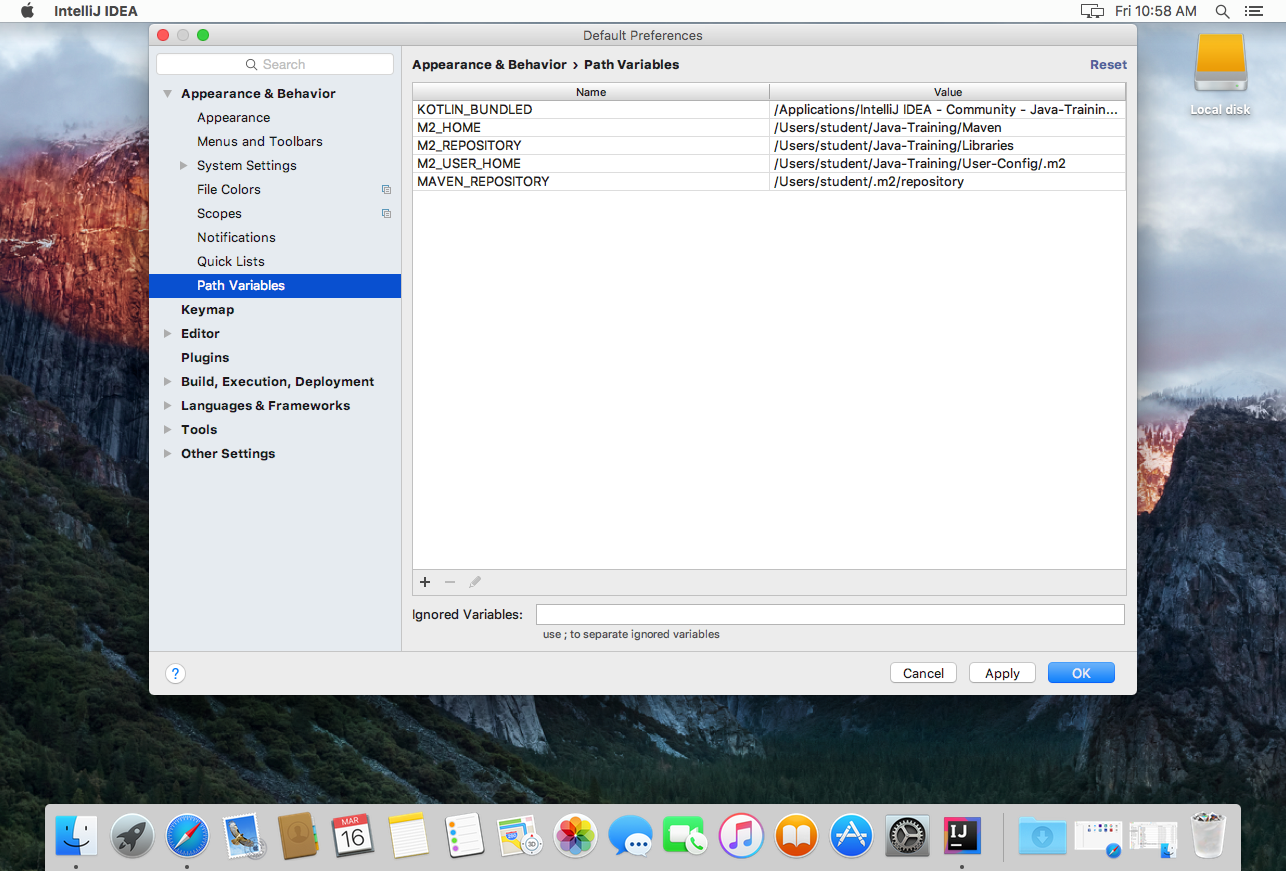
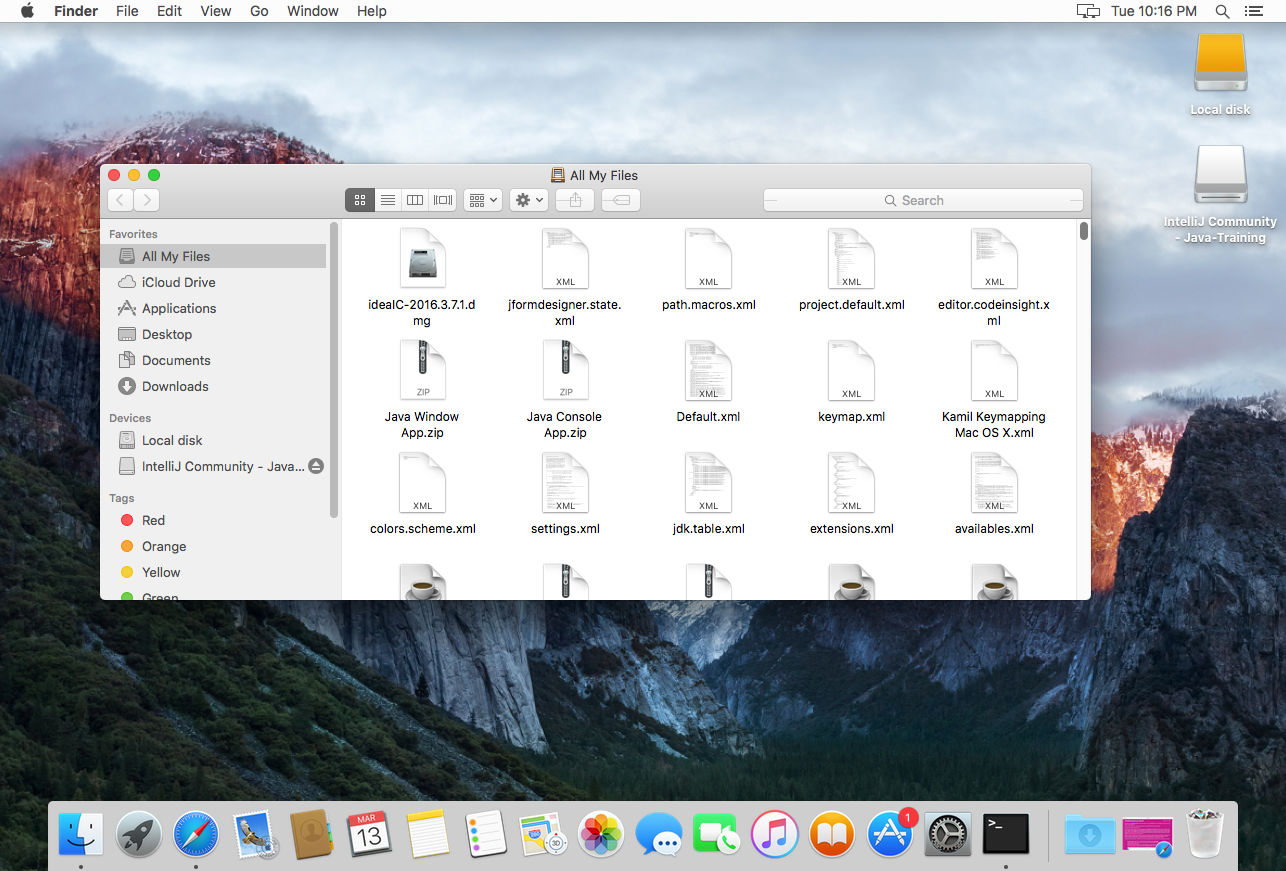
Before/after of a 1286 × 871 layered artwork. What changed in the layer stack:
painted on "Layer 1" over bbox(44, 4, 1283, 871)
